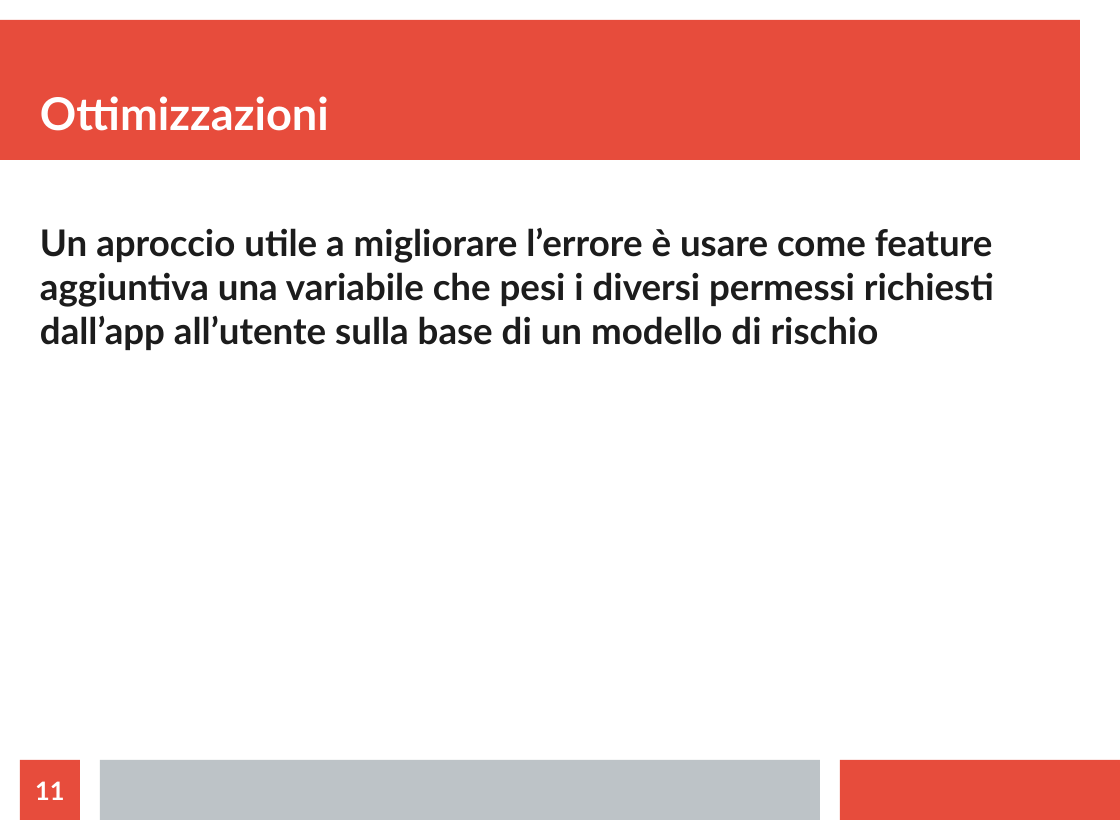
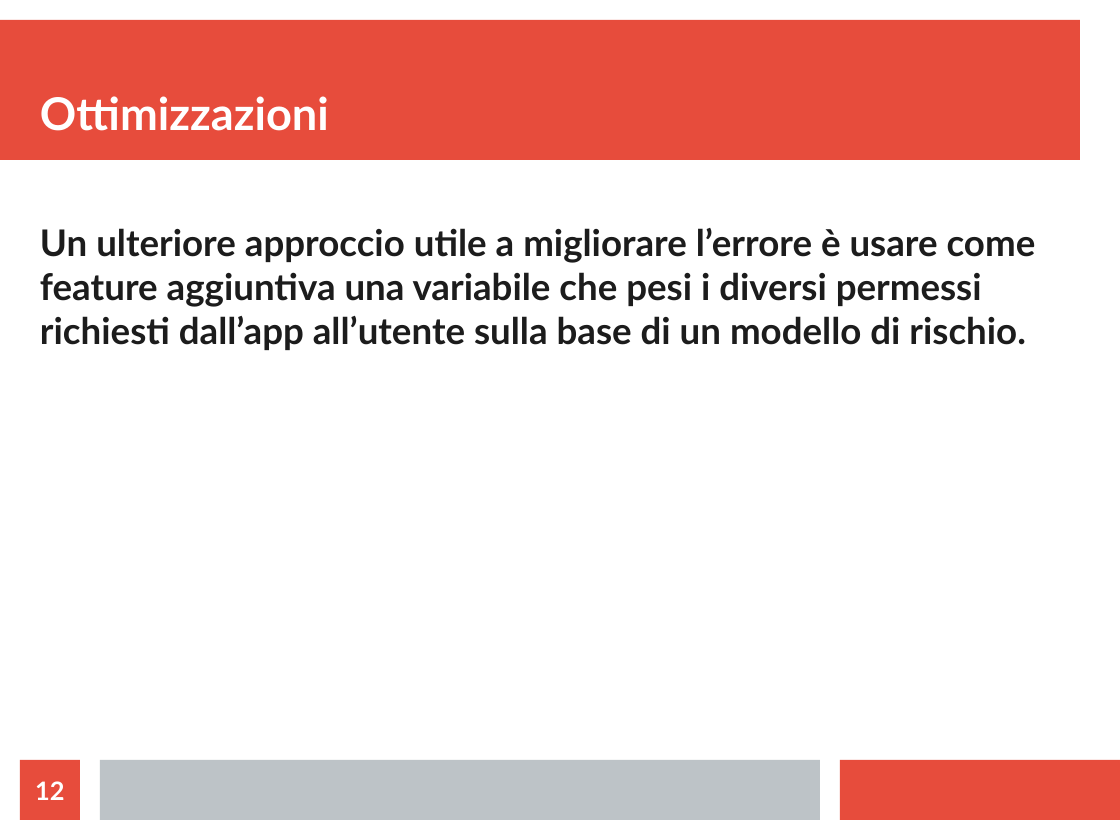
Before and after one commit to elManto/DataMiningForAndroid, a slide deck: slide 12 of DataMining.odp (slide 11 before the commit). Drawn at 1120x840 pixels with LibreOffice and Linux fonts; fonts in the diff are those of the drawing. Boxes give left, top, right and bottom in pixels: in the first picture for what was removed or moved away, otherwise in the second. Text is boxed around its words. In the diff, an @@ line names an element or a change of style, - is before the commit and + after.

```diff
--- a/DataMining.odp
+++ b/DataMining.odp
@@ text at [40,228,1036,350]: text changed @@
-Un aproccio utile a migliorare l’errore è usare come feature aggiuntiva una variabile che pesi i diversi permessi richiesti dall’app all’utente sulla base di un modello di rischio
+Un ulteriore approccio utile a migliorare l’errore è usare come feature aggiuntiva una variabile che pesi i diversi permessi richiesti dall’app all’utente sulla base di un modello di rischio.
@@ page number at [35,781,64,800]: text changed @@
-11
+12
```
Also in this commit, not shown: 4 other slides changed, 1 slide added, 1 other file.
